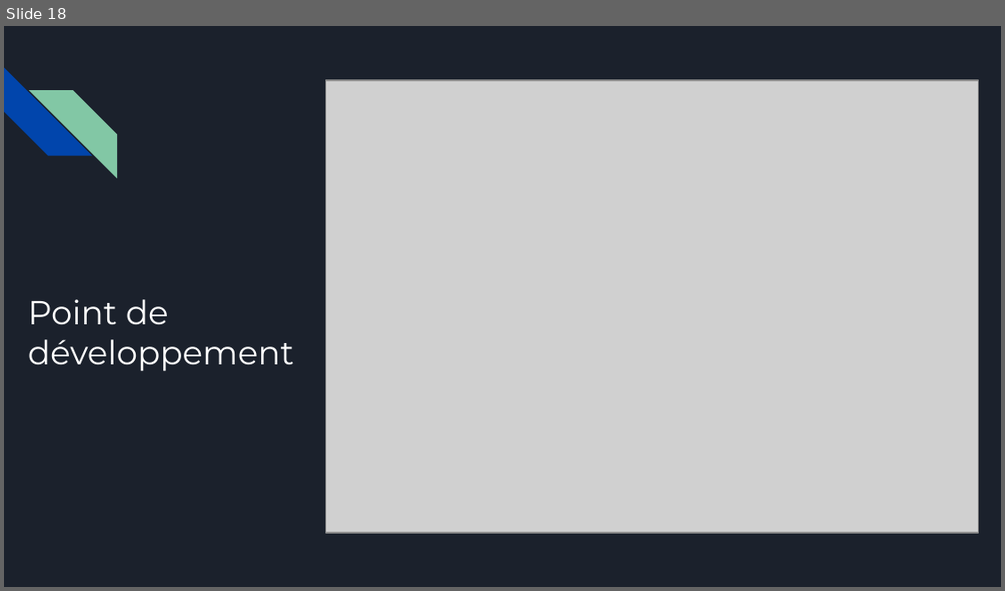
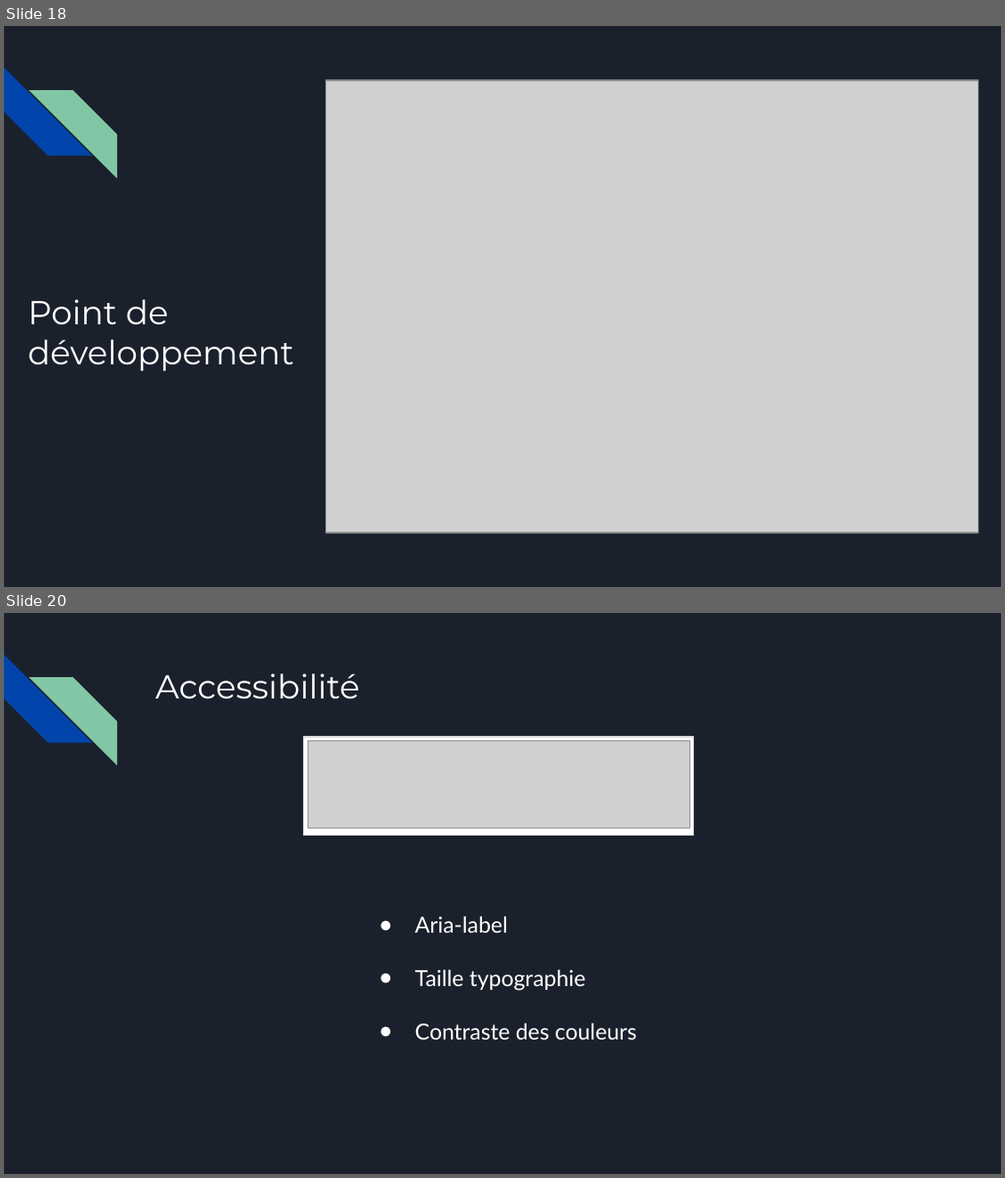
Before and after one commit to cyrilmarceau/Bigscreen, a slide deck: Présentation oral.pptx. Shown one above the other, each under a label of ours: slide 18 before the commit, slides 18 and 20 after it; the slides between them are not shown. The pictures are 1005x591 and 1005x1178 pixels, drawn with LibreOffice and Linux fonts; fonts in the diff are those of the drawing; grey boxes stand for pictures. Boxes give left, top, right and bottom in pixels: in the first picture for what was removed or moved away, otherwise in the second. Text is boxed around its words. In the diff, an @@ line names an element or a change of style, - is before the commit and + after.

```diff
--- a/Présentation oral.pptx
+++ b/Présentation oral.pptx
@@ slide 20 added at [4, 613, 1001, 1174], background #1B212C; not listed: 2 template elements that a slide beside it also shows @@
@@ title added at [155, 674, 359, 698], 24 pt, text #FFFFFF @@
+Accessibilité
@@ rectangle added at [303, 737, 693, 835], fill #FFFFFF, outline #D9D9D9 0.75 pt @@
@@ picture added at [308, 740, 690, 827] @@
@@ text added at [415, 916, 637, 1039], 16 pt, text #FFFFFF @@
+● Aria-label
+● Taille typographie
+● Contraste des couleurs
```
Also in this commit, not shown: 5 slides changed, 1 other slide added, 1 slide removed, 1 other file.
